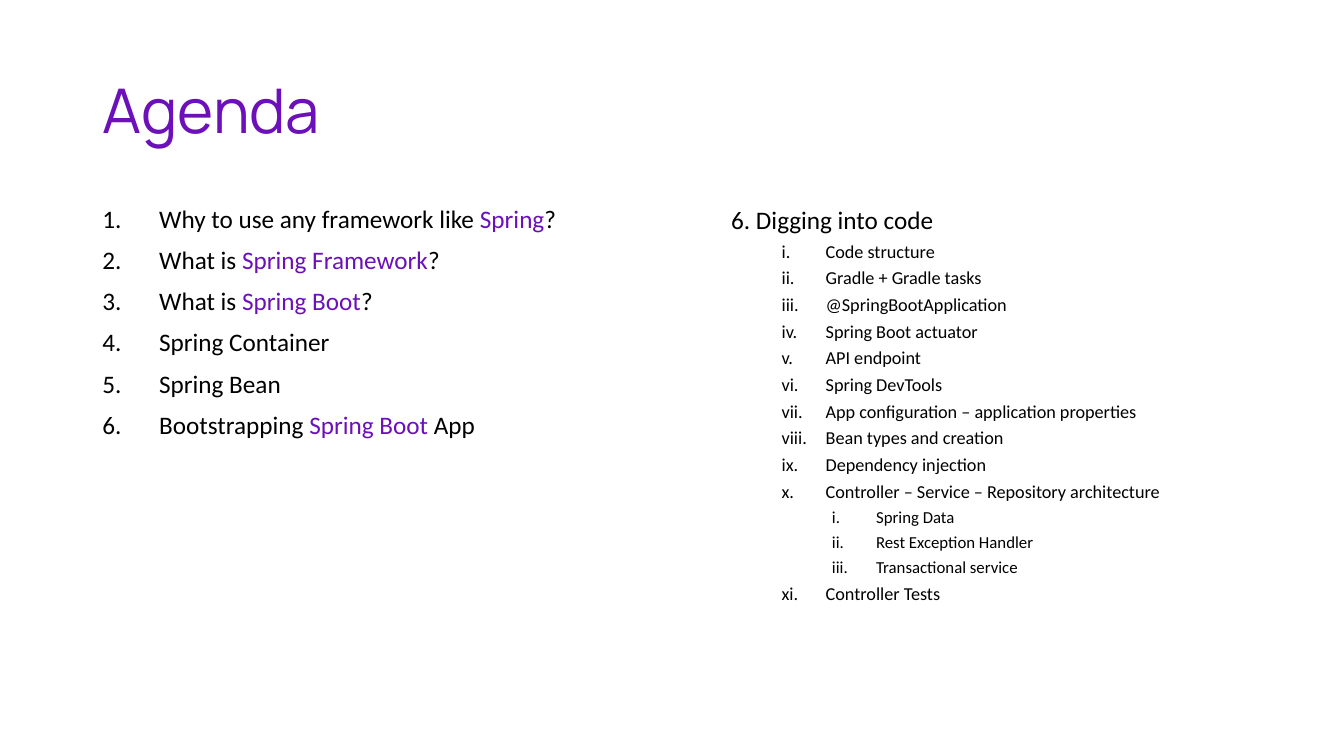
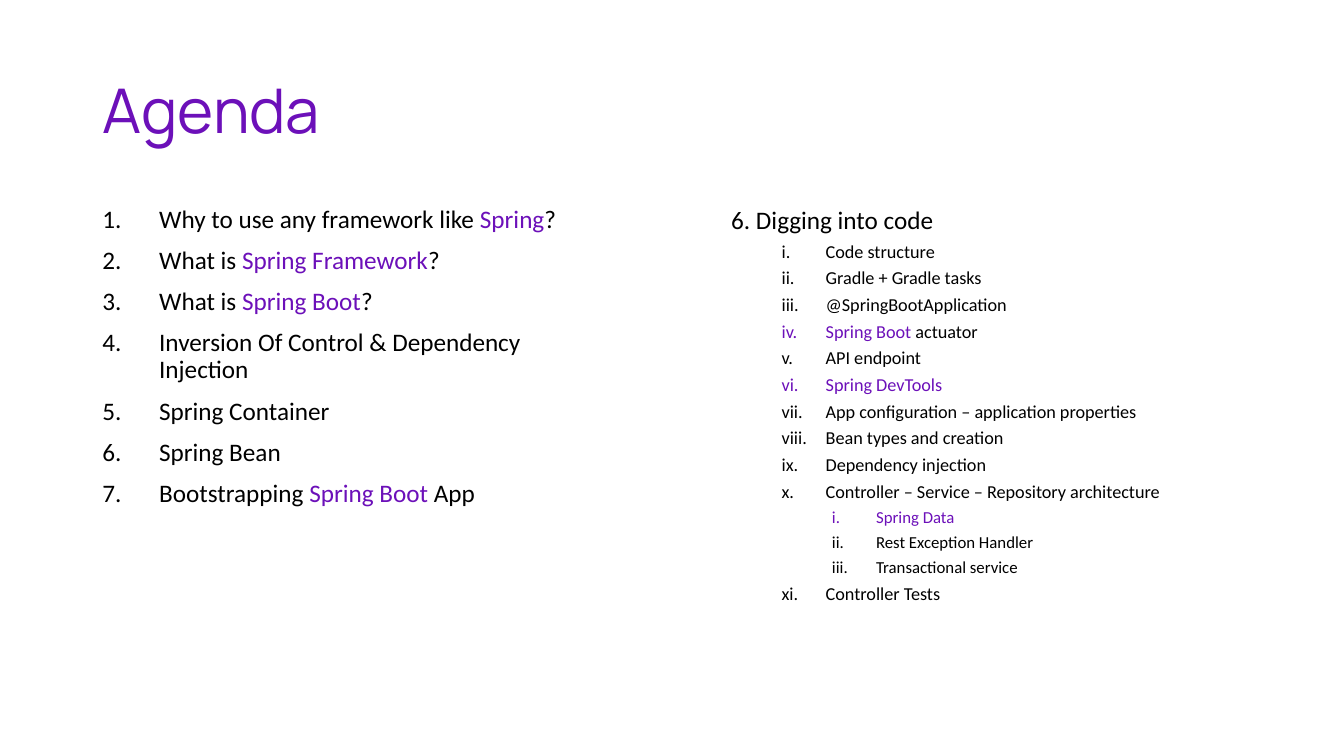
Before and after one commit to adrian-machnicki/SpringWorkshopForInterns, a slide deck: slide 2 of docs/SpringWorkshopWithAdrian.pptx. Drawn at 1344x756 pixels with LibreOffice and Linux fonts; fonts in the diff are those of the drawing. Boxes give left, top, right and bottom in pixels: in the first picture for what was removed or moved away, otherwise in the second. Text is boxed around its words. In the diff, an @@ line names an element or a change of style, - is before the commit and + after.

```diff
--- a/docs/SpringWorkshopWithAdrian.pptx
+++ b/docs/SpringWorkshopWithAdrian.pptx
@@ text at [826,325,977,526]: text colour #000000 to #6C10B9 in "Spring Boot", "Spring DevTools", "Spring Data" @@
@@ text at [159,333,520,383]: paragraph added @@
+4. Inversion Of Control & Dependency Injection
```
Also in this commit, not shown: 5 other slides changed, 1 slide added, 10 other files.
